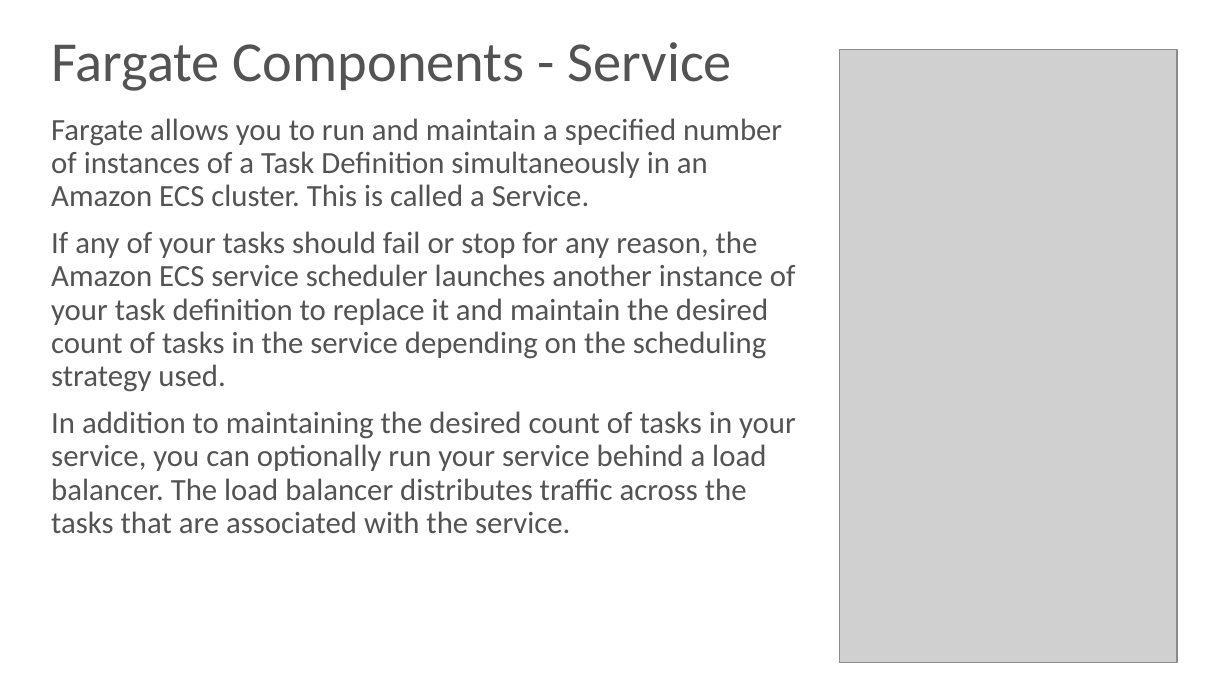
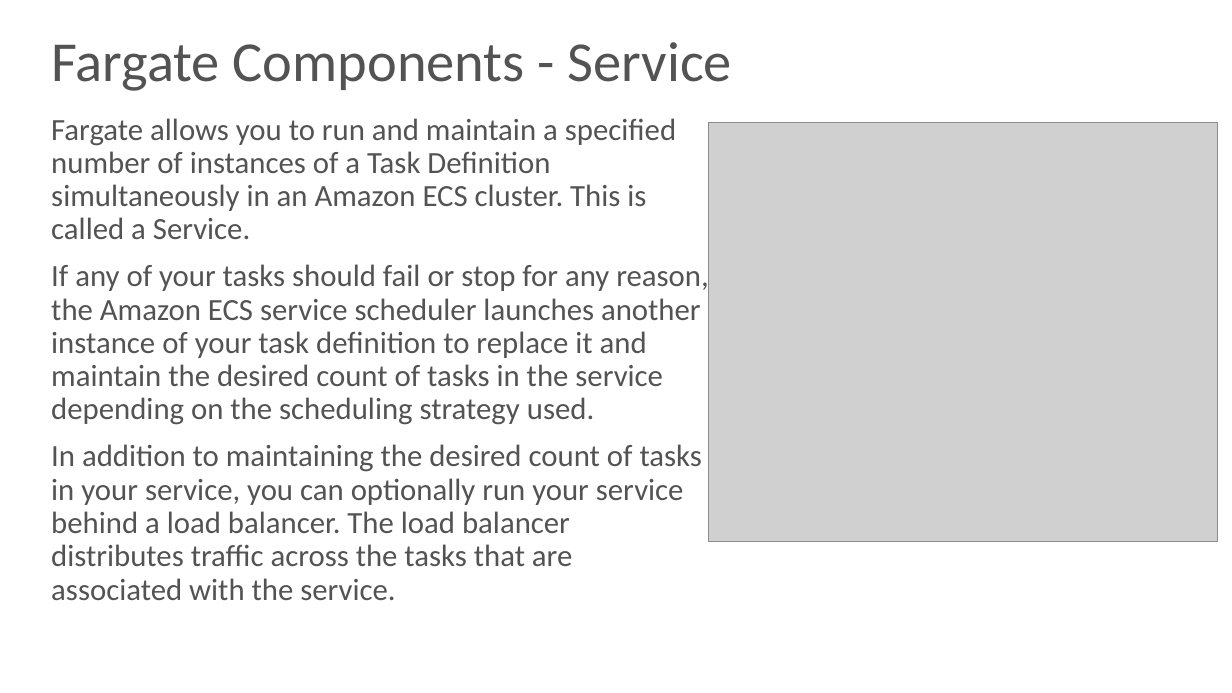
Before and after one commit to skarlekar/fargate-patterns, a slide deck: slide 10 of presentation/Fargate Patterns.pptx. Drawn at 1232x693 pixels with LibreOffice and Linux fonts; fonts in the diff are those of the drawing; grey boxes stand for pictures; background and template pictures are left out. Boxes give left, top, right and bottom in pixels: in the first picture for what was removed or moved away, otherwise in the second. Text is boxed around its words. In the diff, an @@ line names an element or a change of style, - is before the commit and + after.

```diff
--- a/presentation/Fargate Patterns.pptx
+++ b/presentation/Fargate Patterns.pptx
@@ text "Fargate allows you to run ..." rewrapped from (x1=51, y1=118, x2=796, y2=533) to (x1=51, y1=118, x2=708, y2=600) @@
@@ picture resized from (x1=839, y1=49, x2=1177, y2=663) to (x1=708, y1=122, x2=1217, y2=541) @@
```
Also in this commit, not shown: 2 other slides changed.
